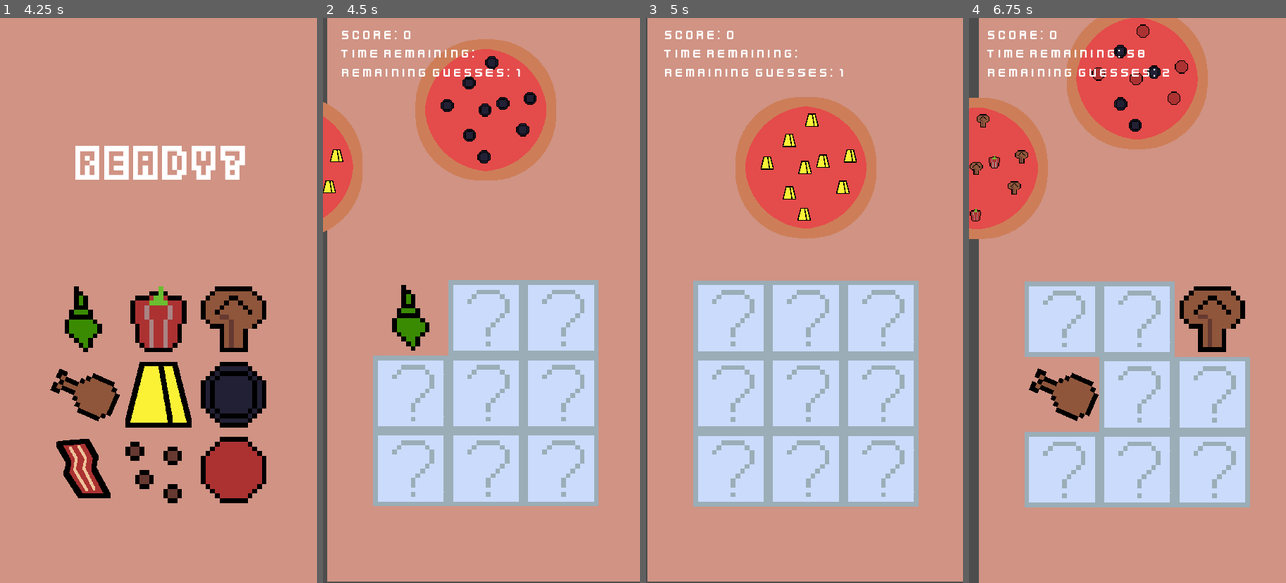
Above: before the commit, frames 1-4 (left to right).
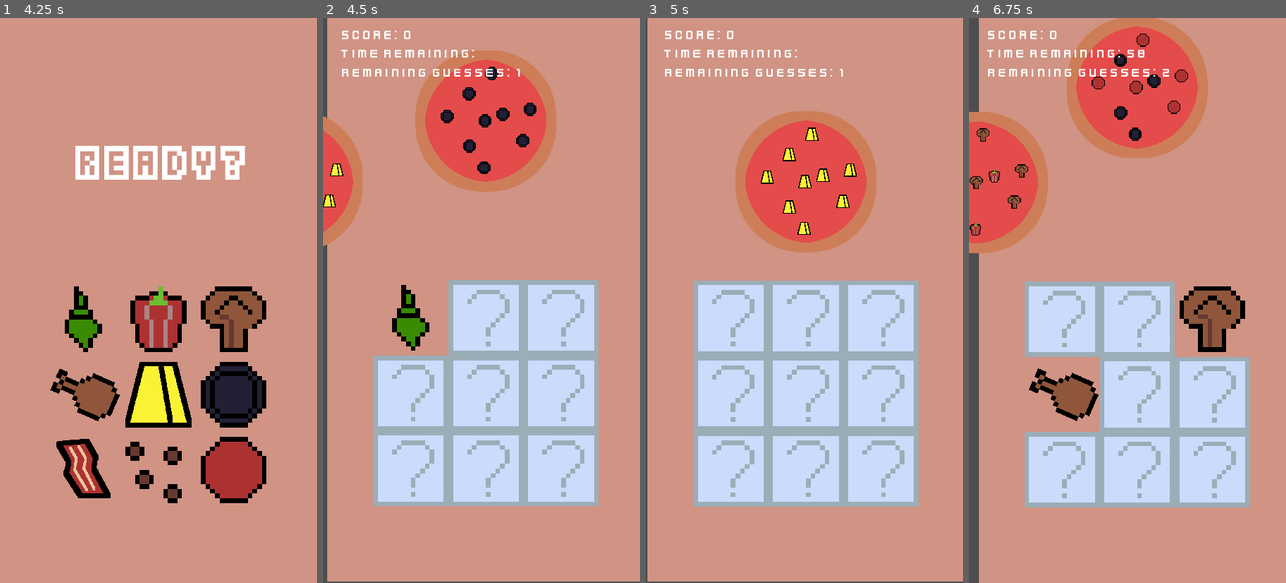
Above: after the commit, the same moments.

Repository: msanatan/EasyPizza
Game: Godot game, scene res://logo/logo.tscn
Same seed, same stepped clock (60 frames per second), same inputs: the game is played once before the commit and once after it.
Inputs (mouse positions are in pixels of both pictures, inside the frame that each line leads up to):
- Up to frame 1 (4.25 s): move the mouse to (228, 272) at 0.52 s; press the mouse at (228, 272) at 0.53 s; tap Enter at 1.25, 2.75 s; move the mouse to (95, 328) at 1.27 s; release the mouse at (95, 328) at 1.28 s; click (95, 328) at 1.35 s; tap Space at 2 s; move the mouse to (190, 176) at 2.02 s; press the mouse at (190, 176) at 2.03 s; move the mouse to (142, 413) at 2.77 s; release the mouse at (142, 413) at 2.78 s; click (142, 413) at 2.85 s; move the mouse to (253, 385) at 3.52 s; press the mouse at (253, 385) at 3.53 s
- Up to frame 2 (4.5 s): move the mouse to (405, 317) at 4.27 s; release the mouse at (405, 317) at 4.28 s; click (405, 317) at 4.35 s
- Up to frame 3 (5 s): no input
- Up to frame 4 (6.75 s): move the mouse to (1127, 317) at 5.02 s; press the mouse at (1127, 317) at 5.03 s; move the mouse to (1200, 317) at 5.77 s; release the mouse at (1200, 317) at 5.78 s; click (1200, 317) at 5.85 s; move the mouse to (1057, 396) at 6.52 s; press the mouse at (1057, 396) at 6.53 s

Frame 1 is identical in both runs. In frame 2, 5.7% of the frame differs, in the area x 0-74%, y 3-41%; in frame 3, 5.3%; in frame 4, 6.4%, in the area x 0-76%, y 0-42%.

Commit message:
Change pizza position
It was too close to all the text in the HUD with the # of remaining guesses.
Much better now

Diff:
--- a/pizza/pizza.tscn
+++ b/pizza/pizza.tscn
@@ -17,7 +17,7 @@
 "times": PackedFloat32Array(0, 0.5),
 "transitions": PackedFloat32Array(1, 1),
 "update": 0,
-"values": [Vector2(-320, 512), Vector2(540, 512)]
+"values": [Vector2(-320, 560), Vector2(540, 560)]
 }
 
 [sub_resource type="Animation" id="Animation_b1x7j"]
@@ -33,7 +33,7 @@
 "times": PackedFloat32Array(0, 0.5),
 "transitions": PackedFloat32Array(1, 1),
 "update": 0,
-"values": [Vector2(540, 512), Vector2(540, -320)]
+"values": [Vector2(540, 560), Vector2(540, -320)]
 }
 
 [sub_resource type="AnimationLibrary" id="AnimationLibrary_qdv0e"]
@@ -43,7 +43,7 @@
 }
 
 [node name="Pizza" type="Sprite2D"]
-position = Vector2(-320, 512)
+position = Vector2(-320, 560)
 texture = ExtResource("1_eu3qy")
 script = ExtResource("2_k2syf")
 
